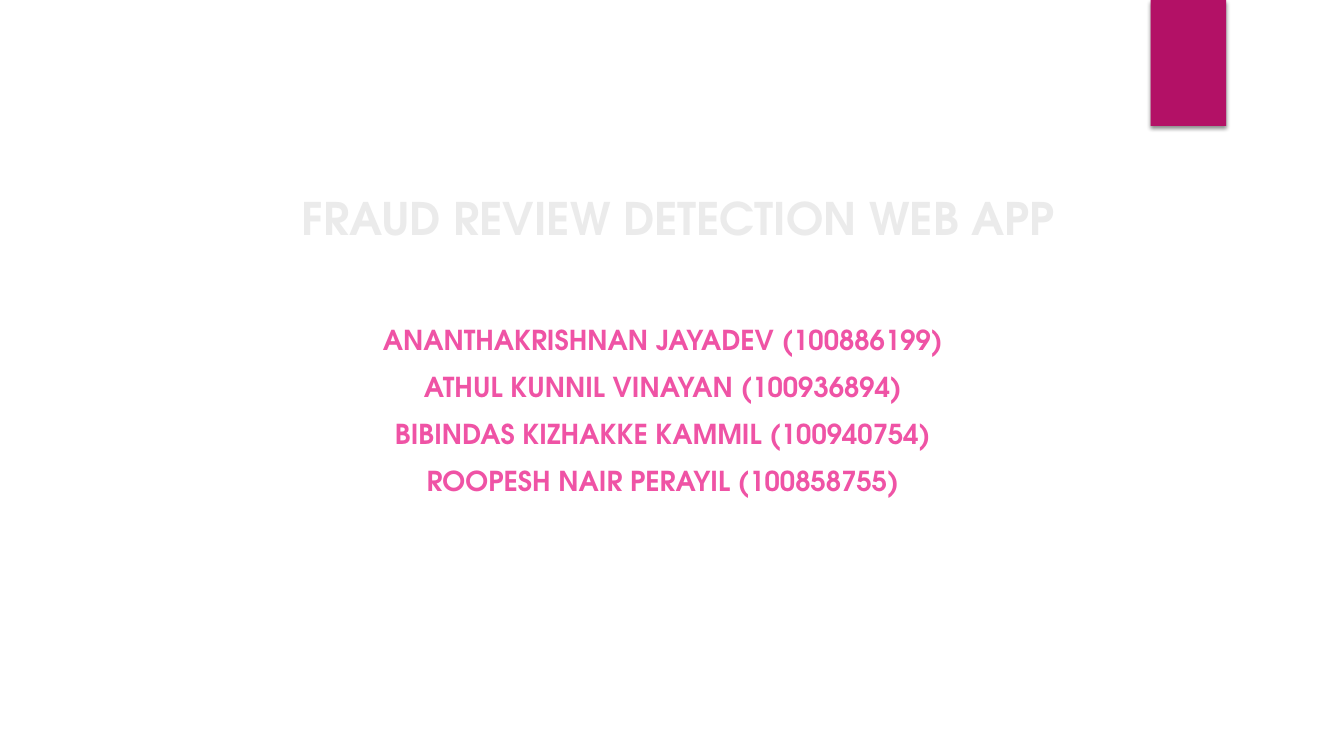
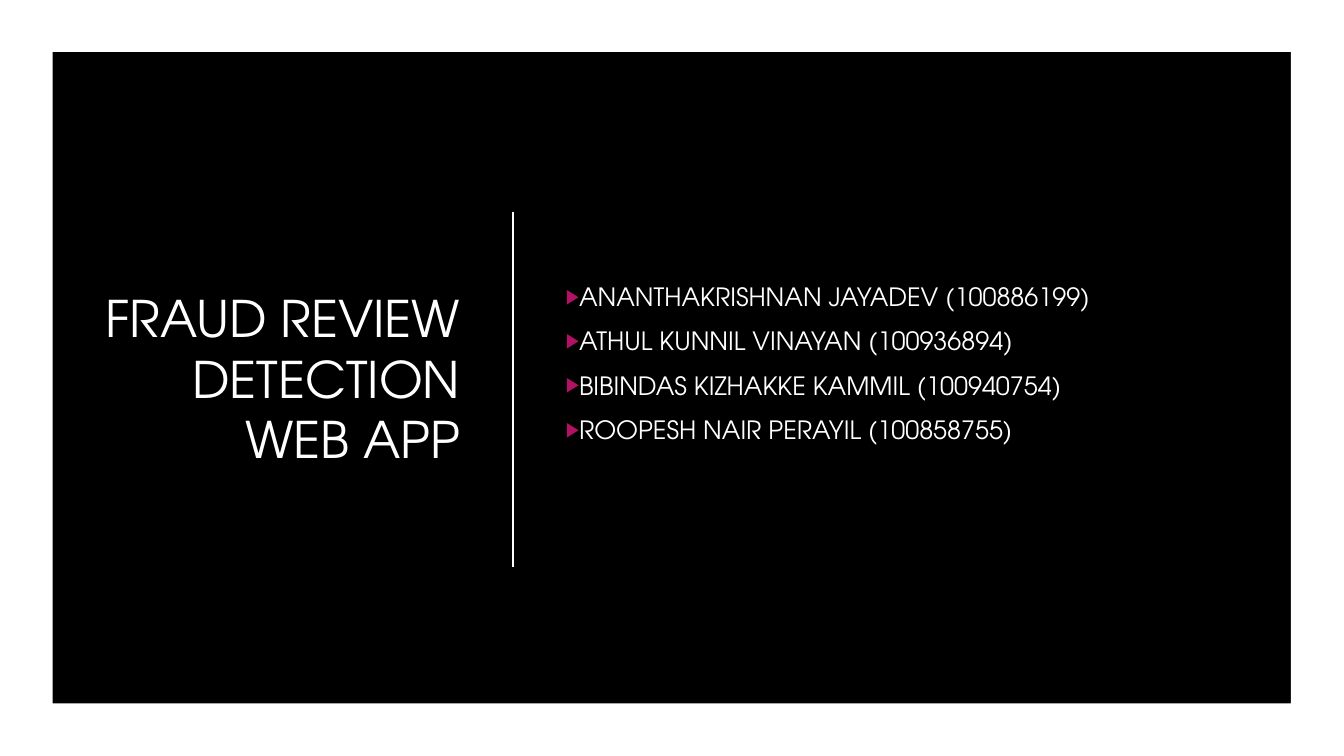
Before and after one commit to ninjasneural/fake_review_predict, a slide deck: slide 1 of Fraud_review_detection_web_app_ProjectPlan.pptx. Drawn at 1344x756 pixels with LibreOffice and Linux fonts; fonts in the diff are those of the drawing; background and template pictures are left out. Boxes give left, top, right and bottom in pixels: in the first picture for what was removed or moved away, otherwise in the second. Text is boxed around its words. In the diff, an @@ line names an element or a change of style, - is before the commit and + after.

```diff
--- a/Fraud_review_detection_web_app_ProjectPlan.pptx
+++ b/Fraud_review_detection_web_app_ProjectPlan.pptx
@@ group added at [0,0,1344,756]: 4 ellipses, 1 freeform shape @@
@@ rectangle added at [0,0,1344,756], fill #000000 @@
@@ freeform shape added at [0,0,1344,756], fill #FFFFFF @@
@@ rectangle removed at [1150,0,1226,126] @@
@@ rectangle added at [1150,0,1226,126], fill #B31166 @@
@@ title "FRAUD REVIEW DETECTION WEB APP": place and size @@
-title "FRAUD REVIEW DETECTION WEB APP" at [193,178,1166,250]
+title "FRAUD REVIEW DETECTION WEB APP" at [105,299,460,458]
@@ title "FRAUD REVIEW DETECTION WEB APP" at [105,299,460,458]: size 32 to 36 pt, text colour #EBEBEB to #FFFFFF, bold off; alignment centre to right; vertical alignment bottom to middle @@
@@ subtitle "ANANTHAKRISHNAN JAYADEV (100886199)": place and size @@
-subtitle "ANANTHAKRISHNAN JAYADEV (100886199)" at [383,329,943,498]
+subtitle "ANANTHAKRISHNAN JAYADEV (100886199)" at [579,287,1089,445]
@@ subtitle "ANANTHAKRISHNAN JAYADEV (100886199)" at [579,287,1089,445]: size 19.6 to 18 pt, text colour #EF53A5 to #FFFFFF, bold off; alignment centre to left; bullet none to ▶; vertical alignment top to middle @@
@@ line added from (513, 213) to (513, 566), #FFFFFF 1.25 pt @@
```
Also in this commit, not shown: 4 other slides changed.
